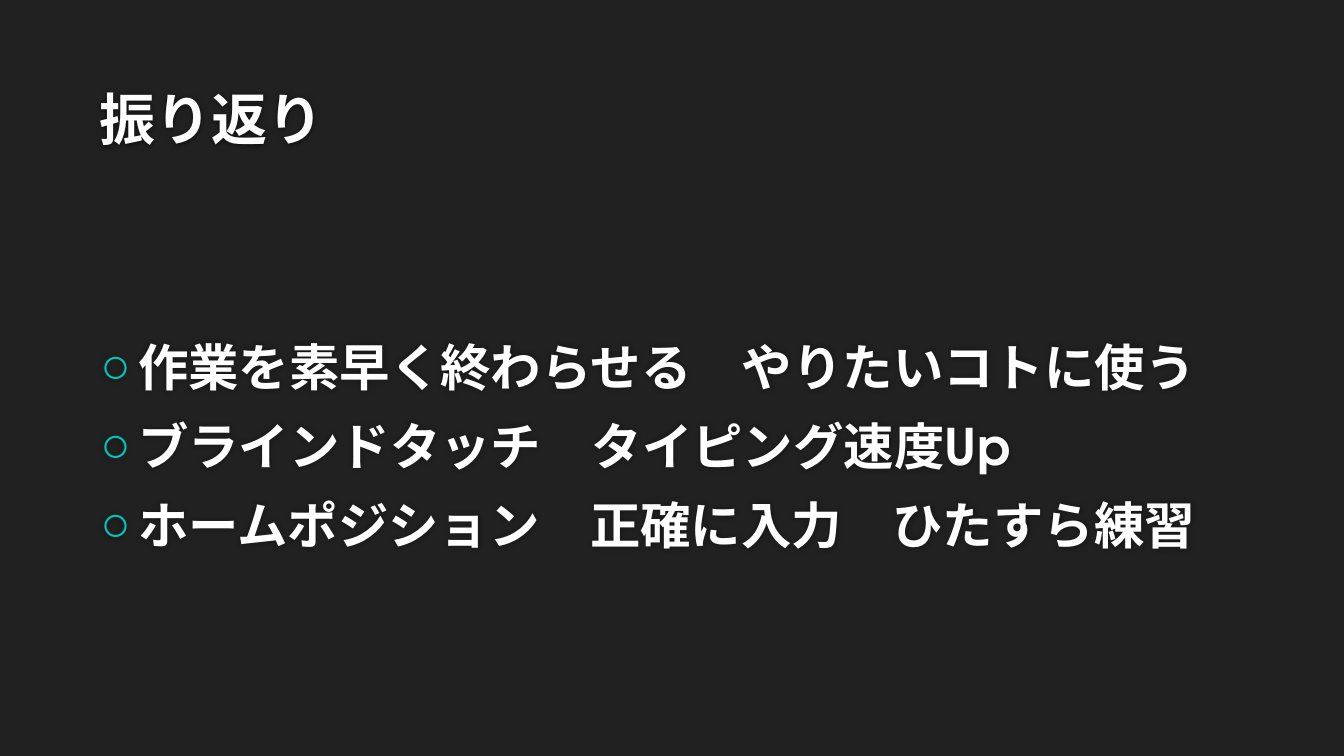
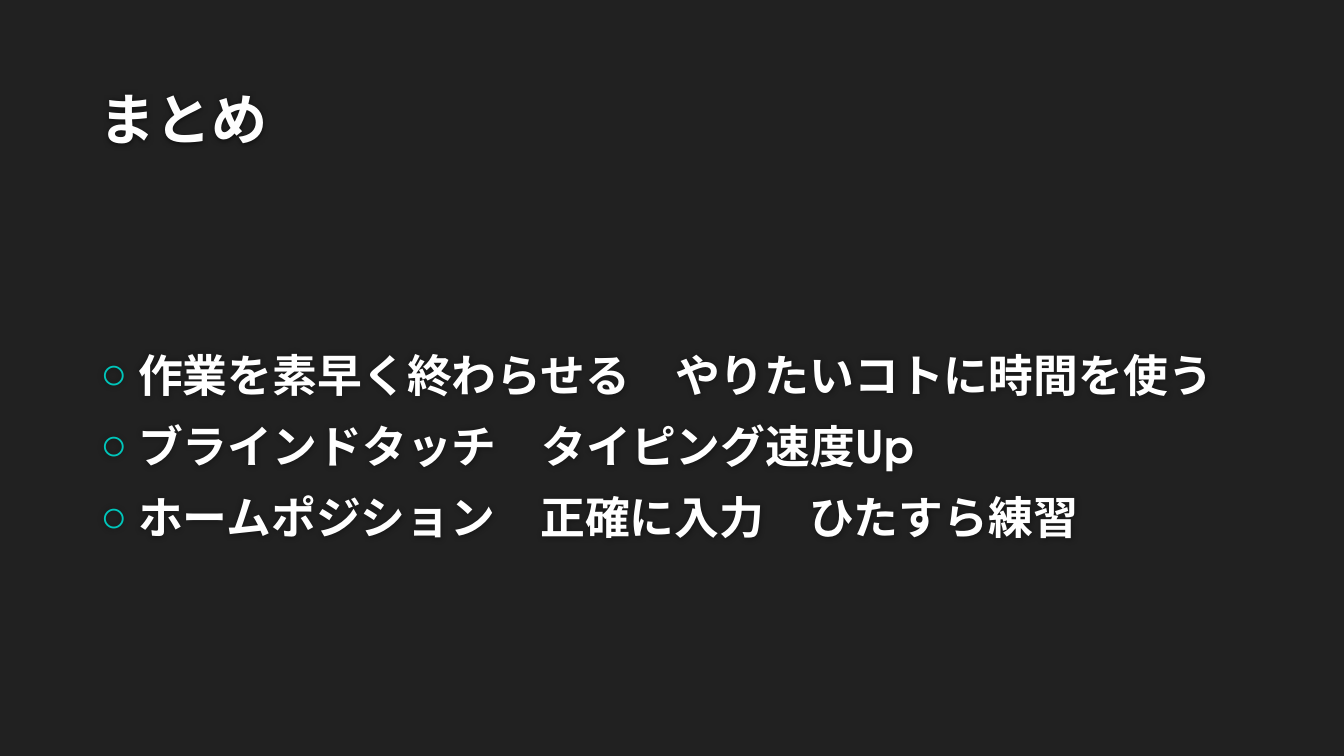
Before and after one commit to SeiyaW/typing, a slide deck: slide 6 of ことわざタイピング.pptx. Drawn at 1344x756 pixels with LibreOffice and Linux fonts; fonts in the diff are those of the drawing; background and template pictures are left out. Boxes give left, top, right and bottom in pixels: in the first picture for what was removed or moved away, otherwise in the second. Text is boxed around its words. In the diff, an @@ line names an element or a change of style, - is before the commit and + after.

```diff
--- a/ことわざタイピング.pptx
+++ b/ことわざタイピング.pptx
@@ title at [99, 94, 267, 144]: text changed @@
-振り返り
+まとめ
@@ text at [138, 354, 1213, 396]: text changed; size 36 to 32 pt @@
-○ 作業を素早く終わらせる やりたいコトに使う
+○ 作業を素早く終わらせる やりたいコトに時間を使う
@@ text at [138, 424, 1078, 538]: size 36 to 32 pt in "ブラインドタッチ タイピング速度Up", "ホームポジション 正確に入力 ひたすら練習" @@
```
Also in this commit, not shown: 3 other slides changed, 1 slide added, 1 other file.
